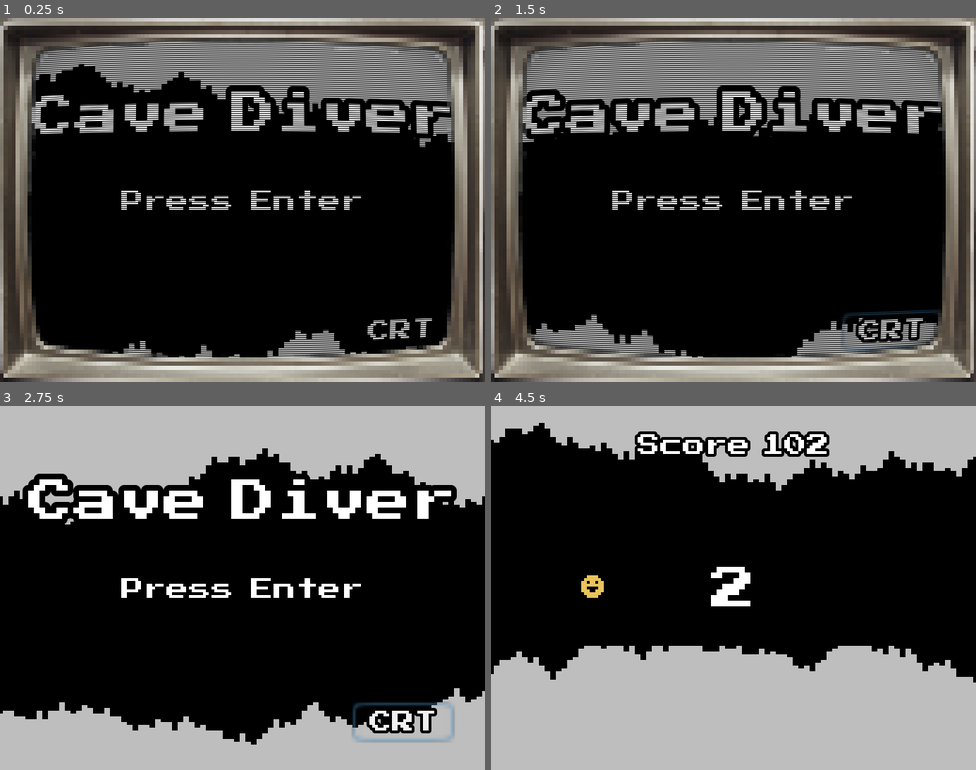
Above: before the commit, frames 1-4 (two rows, left to right).
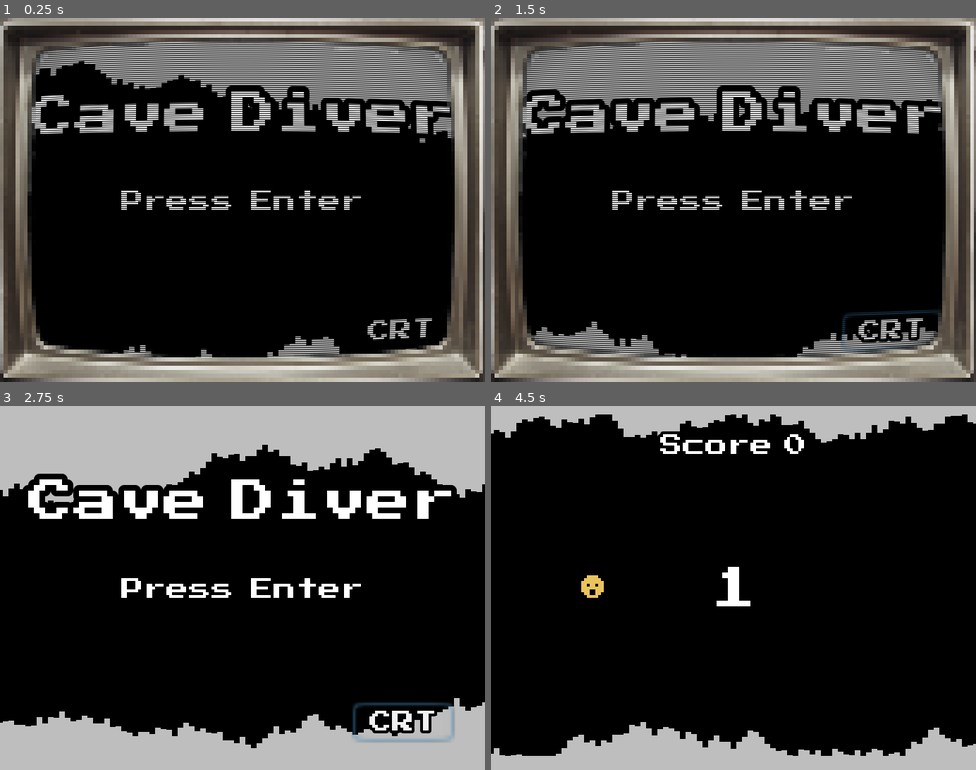
Above: after the commit, the same moments.

Repository: JhonAlexRojas/My_new_first_game
Game: Godot game, scene res://Scenes/Menu.tscn
The game is run twice, just before and just after one commit, with the same random seed, the same clock (stepped at 60 frames per second) and the same inputs.
Inputs:
- Up to frame 1 (0.25 s): no input
- Up to frame 2 (1.5 s): click "CRT" at 0.5 s; click "CRT" at 1.25 s
- Up to frame 3 (2.75 s): click "CRT" at 2 s
- Up to frame 4 (4.5 s): tap Enter (ui_accept) at 2.75, 3.02, 3.77 s; tap R at 4.25 s

The runs differ from the first frame. In frame 1, 0.8% of the frame differs, in the area x 6-94%, y 11-94%; in frame 2, 1.0%; in frame 3, 3.1%; in frame 4, 33%, in the area x 0-100%, y 2-97%.

Commit message:
1.1 Beta 2

Diff:
--- a/Scenes/Countdown.tscn
+++ b/Scenes/Countdown.tscn
@@ -1,7 +1,7 @@
 [gd_scene load_steps=4 format=2]
 
 [ext_resource path="res://Fonts/PressStart2P-Regular.ttf" type="DynamicFontData" id=1]
-[ext_resource path="res://Scenes/Countdown.gd" type="Script" id=2]
+[ext_resource path="res://Scripts/Countdown.gd" type="Script" id=2]
 
 [sub_resource type="DynamicFont" id=1]
 font_data = ExtResource( 1 )
@@ -24,7 +24,7 @@
 align = 1
 
 [node name="CountdownTimer" type="Timer" parent="."]
-wait_time = 4.0
+wait_time = 2.0
 one_shot = true
 
 [connection signal="timeout" from="CountdownTimer" to="." method="_on_CountdownTimer_timeout"]
--- a/Scenes/Menu.tscn
+++ b/Scenes/Menu.tscn
@@ -90,5 +90,6 @@
 
 [node name="AudioStreamPlayer" type="AudioStreamPlayer" parent="."]
 stream = ExtResource( 5 )
+volume_db = -2.0
 
 [connection signal="pressed" from="ButtomCRTContainer/CRTButton" to="." method="_on_CRTButton_pressed"]
--- a/Scenes/Player.tscn
+++ b/Scenes/Player.tscn
@@ -4,23 +4,23 @@
 [ext_resource path="res://Scripts/Player.gd" type="Script" id=2]
 [ext_resource path="res://Sound/sfx_jump.wav" type="AudioStream" id=3]
 
-[sub_resource type="AtlasTexture" id=3]
+[sub_resource type="AtlasTexture" id=1]
 atlas = ExtResource( 1 )
-region = Rect2( 0, 16, 8, 8 )
+region = Rect2( 0, 0, 8, 8 )
 
 [sub_resource type="AtlasTexture" id=2]
 atlas = ExtResource( 1 )
 region = Rect2( 0, 8, 8, 8 )
 
-[sub_resource type="AtlasTexture" id=1]
+[sub_resource type="AtlasTexture" id=3]
 atlas = ExtResource( 1 )
-region = Rect2( 0, 0, 8, 8 )
+region = Rect2( 0, 16, 8, 8 )
 
 [sub_resource type="SpriteFrames" id=4]
 animations = [ {
-"frames": [ SubResource( 3 ) ],
+"frames": [ SubResource( 1 ) ],
 "loop": true,
-"name": "dead",
+"name": "rise",
 "speed": 5.0
 }, {
 "frames": [ SubResource( 2 ) ],
@@ -28,9 +28,9 @@
 "name": "fall",
 "speed": 5.0
 }, {
-"frames": [ SubResource( 1 ) ],
+"frames": [ SubResource( 3 ) ],
 "loop": true,
-"name": "rise",
+"name": "dead",
 "speed": 5.0
 } ]
 
--- a/Scripts/Cave.gd
+++ b/Scripts/Cave.gd
@@ -1,6 +1,7 @@
 extends Node2D
 
 
+var column_size = 2
 var speed = 1
 var game_over = false
 onready var cave = [{"top": 3, "btm": 124}] # Make Cave
@@ -22,10 +23,10 @@
 			cave.remove(0)
 
 	# Add more cave
-	while len(cave) <= width / 2:
+	while len(cave) <= width / column_size:
 		var col = {}
-		var up = floor(rand_range(-3, 4))
-		var down = floor(rand_range(-3, 4))
+		var up = rand_range(-1, 1) * 3
+		var down = rand_range(-1, 1) * 3
 		col["top"] = clamp(cave[-1]["top"] + up, 3, TOP)
 		col["btm"] = clamp(cave[-1]["btm"] + down, BTM, 124)
 		cave.append(col)
@@ -33,8 +34,8 @@
 
 func _draw(): # Draw in CanvaItem
 	for i in range(len(cave)):
-		draw_line(Vector2(i * 2, 0), Vector2(i * 2, cave[i]["top"]), Color.gray, 2)
-		draw_line(Vector2(i * 2, 129), Vector2(i * 2, cave[i]["btm"]), Color.gray, 2)
+		draw_line(Vector2(i * column_size, 0), Vector2(i * column_size, cave[i]["top"]), Color.gray, 2)
+		draw_line(Vector2(i * column_size, 129), Vector2(i * column_size, cave[i]["btm"]), Color.gray, 2)
 
 
 func _on_Player_game_over():
--- /dev/null
+++ b/Scripts/Countdown.gd
@@ -0,0 +1,18 @@
+extends Control
+
+
+signal countdownout
+var time = 0.0
+
+
+func _ready():
+	$CountdownTimer.start()
+
+
+func _process(_delta):
+	$Label.text = str(int($CountdownTimer.time_left))
+
+
+func _on_CountdownTimer_timeout():
+	emit_signal("countdownout")
+	visible = false
--- a/Scripts/Global.gd
+++ b/Scripts/Global.gd
@@ -2,3 +2,4 @@
 
 
 var crt_mode = true
+var stop = true
--- a/Scripts/HUB.gd
+++ b/Scripts/HUB.gd
@@ -17,7 +17,7 @@
 			get_tree().call_deferred("reload_current_scene")
 		elif Input.is_action_just_pressed("ui_exit"):
 			get_tree().call_deferred("change_scene", "res://Scenes/Menu.tscn")
-	else:
+	elif not Global.stop:
 		get_node("ScoreContainer/Score").text = str(score)
 		score += speed
 
--- a/Scripts/Player.gd
+++ b/Scripts/Player.gd
@@ -7,27 +7,31 @@
 const GRAVITY = 0.14 * 60.0
 var dy = 0.0 # Displacement in the Y axis
 var game_over = false
-var stop = true
+#var stop = true
 
 
 func _ready():
 	position = Vector2(32, 60)
-	yield(get_tree().create_timer(3), "timeout")
-	stop = false
+	yield(get_tree().create_timer(1.1), "timeout")
+	Global.stop = false
+
+
+func countdown():
+	yield(get_tree().create_timer(3.1), "timeout")
+	Global.stop = false
 
 
 func _process(_delta):
-	if not stop:
-		draw_player()
+	if not Global.stop:
 
 		# Update Player
 		if not game_over:
 			check_hit()
 			move_player()
-
+	draw_player()
 
 func _physics_process(delta):
-	if not stop:
+	if not Global.stop:
 		dy += GRAVITY
 
 		# Move to new position
@@ -53,7 +57,8 @@
 
 func check_hit():
 	var cave = get_node("../Cave").cave
-	for i in range(position.x, position.x + 7):
+	for i in range(position.x / 2, (position.x / 2) + 3):
 		if cave[i]["top"] > position.y or cave[i]["btm"] < position.y + 7:
 			game_over = true
 			emit_signal("game_over")
+			Global.stop = true
Not shown, changed: export_presets.cfg
